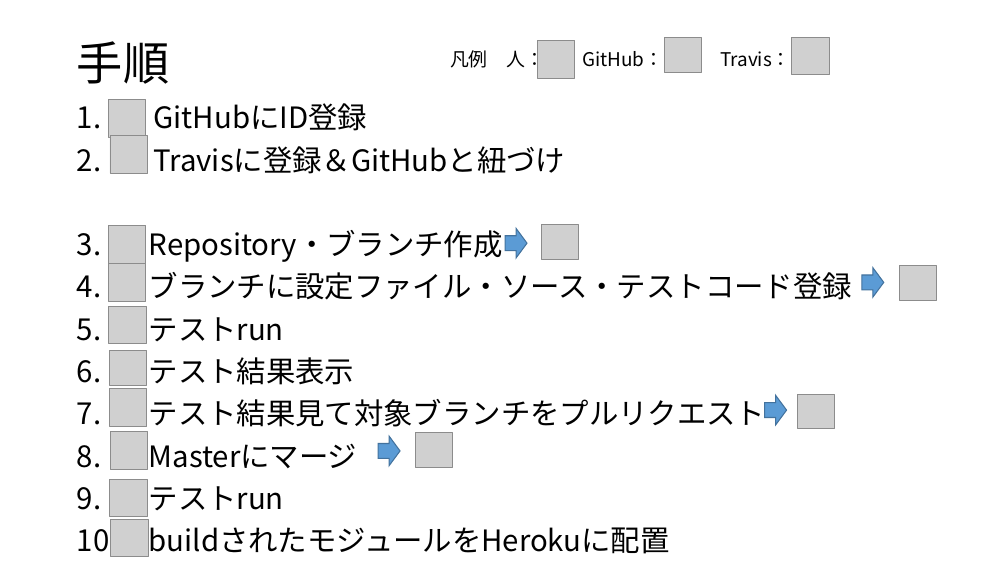
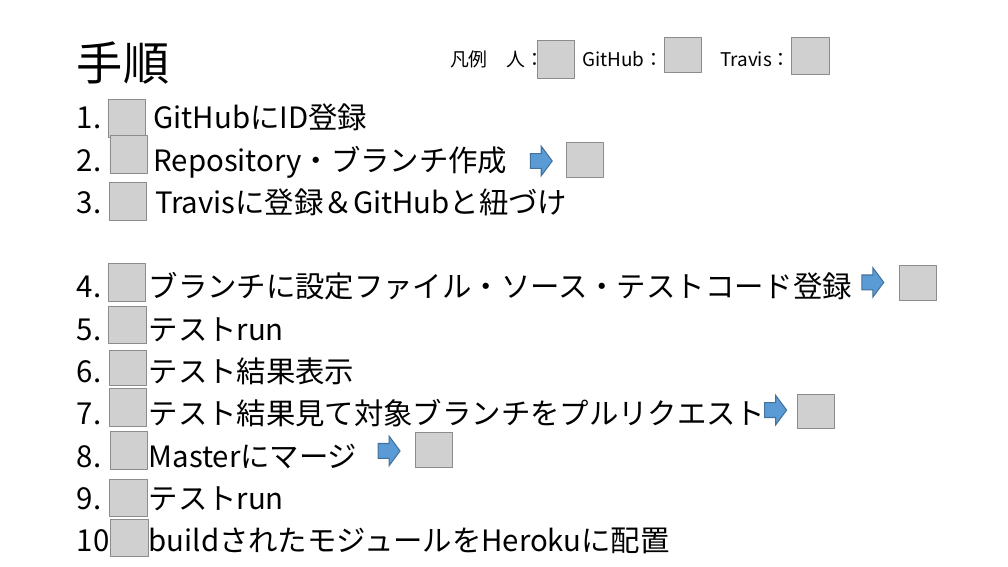
Before and after one commit to piyo-team-d1/pra1, a slide deck: slide 2 of memo/【TeamD】コミットからテストまで.pptx. Drawn at 1008x567 pixels with LibreOffice and Linux fonts; fonts in the diff are those of the drawing; grey boxes stand for pictures. Boxes give left, top, right and bottom in pixels: in the first picture for what was removed or moved away, otherwise in the second. Text is boxed around its words. In the diff, an @@ line names an element or a change of style, - is before the commit and + after.

```diff
--- a/memo/【TeamD】コミットからテストまで.pptx
+++ b/memo/【TeamD】コミットからテストまで.pptx
@@ text at [153,146,507,178]: paragraph added @@
+2. Repository・ブランチ作成
@@ right arrow: place and size @@
-right arrow at [505,228,527,258]
+right arrow at [531,146,553,175]
@@ picture: place and size @@
-picture at [541,225,578,259]
+picture at [566,143,603,178]
@@ picture: place and size @@
-picture at [109,225,146,263]
+picture at [110,182,147,220]
@@ text at [155,188,567,216]: indent changed @@
@@ text at [149,230,503,262]: paragraph removed @@
-3. Repository・ブランチ作成
```
Also in this commit, not shown: 4 other slides changed, 1 slide added, 1 slide removed.
